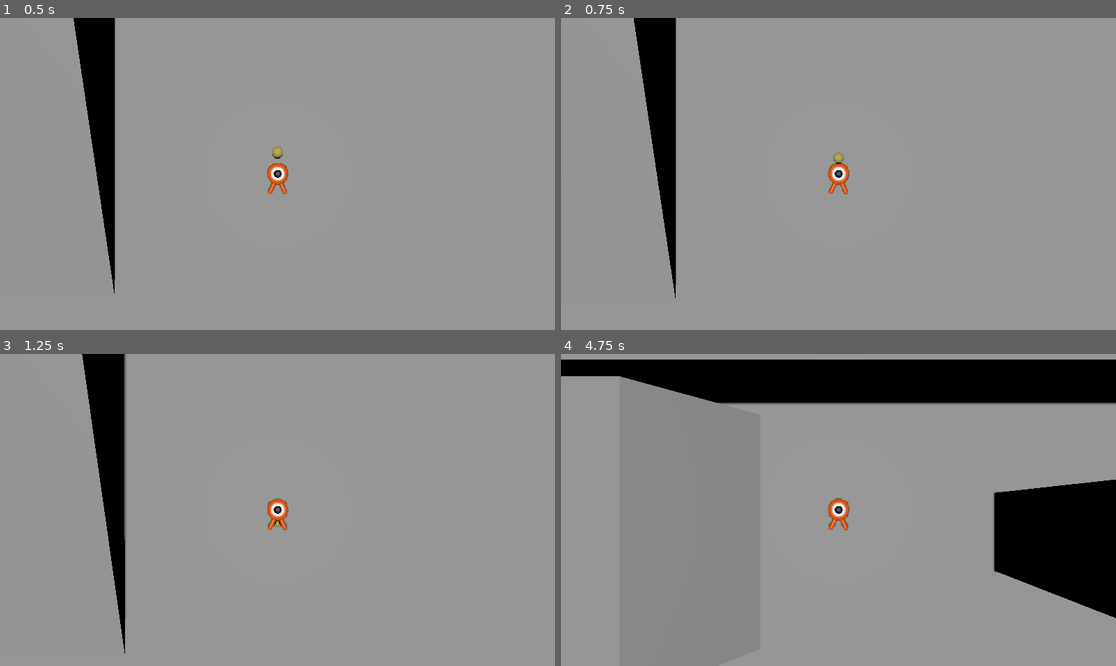
Above: before the commit, frames 1-4 (two rows, left to right).
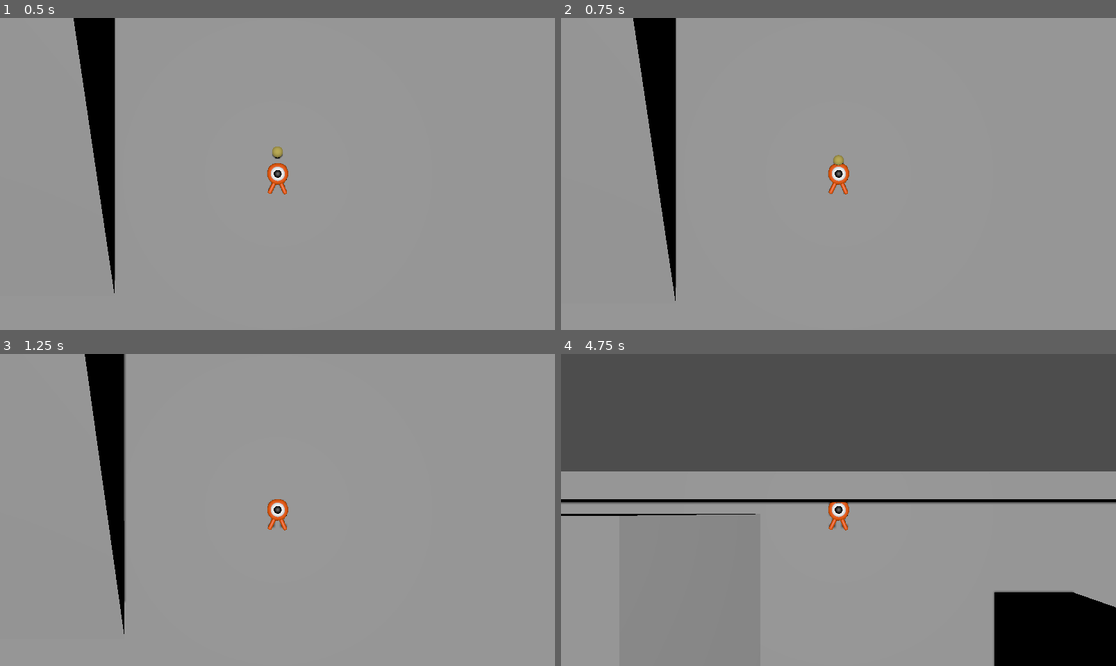
Above: after the commit, the same moments.

Repository: renatotaniii/silly-run
Game: Godot game, scene res://godot/main.tscn
The game is run twice, just before and just after one commit, with the same random seed, the same clock (stepped at 60 frames per second) and the same inputs.
Inputs (mouse positions are in pixels of both pictures, inside the frame that each line leads up to):
- Up to frame 1 (0.5 s): no input
- Up to frame 2 (0.75 s): move the mouse to (866, 174) at 0.52 s; hold W (move_forward) from 0.53 s (still down); tap Shift (dash) at 0.6 s
- Up to frame 3 (1.25 s): keep holding W (move_forward); tap Space (jump) at 0.77 s
- Up to frame 4 (4.75 s): keep holding W (move_forward); move the mouse to (810, 510) at 1.27 s; tap Shift (dash) every 0.75 s from 1.35 to 4.35 s; tap Space (jump) at 1.52, 3.02, 3.77, 4.52 s; move the mouse to (849, 503) at 2.02 s; move the mouse to (832, 516) at 2.77 s; move the mouse to (877, 513) at 3.52 s; move the mouse to (794, 506) at 4.27 s

Frame 1 is identical in both runs. In frame 2, 0.1% of the frame differs, in the area x 13-52%, y 0-91%; in frame 3, 0.5%; in frame 4, 51%, in the area x 0-100%, y 0-100%.

Commit message:
feat: add instant boost function docs: change some comments

Diff:
--- a/godot/player.gd
+++ b/godot/player.gd
@@ -48,9 +48,12 @@
 # Player state
 var speed_modifiers: Array[float] = [0.5]
 var turn_rate_modifiers: Array[float] = []
-var momentum = 0.0
+var speed_ratio = 0.0
 var input_direction = Vector3.ZERO
 var movement_direction = Vector2.ZERO
+
+# Tentative variable name
+var _boosting = false
 
 func _ready() -> void:
 	Input.mouse_mode = Input.MOUSE_MODE_CAPTURED
@@ -79,7 +82,11 @@
 	if !speed_modifiers.is_empty():
 		apply_speed_modifier(speed_modifiers.pop_back(), 5.0)
 
-	_player_movement(delta)
+	if Input.is_action_just_pressed("dash"):
+		apply_instant_boost(60, 0.4)
+
+	if !_boosting:
+		_player_movement(delta)
 	move_and_slide()
 
 func _on_collide(body: Node3D) -> void:
@@ -93,12 +100,12 @@
 	input_direction = get_input_direction()
 	if input_direction.length() > 0:
 		# Player momentum
-		momentum = min(momentum + time_to_max_speed * delta, max_speed)
+		speed_ratio = min(speed_ratio + time_to_max_speed * delta, max_speed)
 		_player_orientation(input_direction, delta)
 	else:
-		momentum = max(momentum - time_to_zero_speed * delta, 0.0)
+		speed_ratio = max(speed_ratio - time_to_zero_speed * delta, 0.0)
 
-	movement_direction = ($Pivot.basis * Vector3(0, 0, -1)) * speed * momentum
+	movement_direction = ($Pivot.basis * Vector3(0, 0, -1)) * speed * speed_ratio
 	velocity.x = movement_direction.x
 	velocity.z = movement_direction.z
 
@@ -110,17 +117,26 @@
 	var angle_diff = wrapf(target_angle - $Pivot.rotation.y, -PI, PI)
 	$Pivot.rotation.y += sign(angle_diff) * min(abs(angle_diff), turn_rate * delta)
 
-## Applies [i]modifier[/i] (speed multiplier) to [member max_speed] for [i]duration[/i] (seconds) of player.
+## Applies [modifier] (speed multiplier) to [member max_speed] of player for [duration] seconds.
 ## [br]E.g. Modifer: [param 0.2] Duration: [param 5.0] -> Speed is reduced to 20% for 5 seconds
 func apply_speed_modifier(modifier: float, duration: float):
 	max_speed = max_speed * modifier
 	get_tree().create_timer(duration).timeout.connect(func(): max_speed = max_speed / modifier)
 
-## Applies [i]modifier[/i] (speed multiplier) to [member turn_rate] for [i]duration[/i] (seconds) of player.
+## Applies [modifier] (speed multiplier) to [member turn_rate] of player for [duration] seconds.
 ## [br]E.g. Modifer: [param 0.2] Duration: [param 5.0] -> Turn Rate is reduced to 20% for 5 seconds
 func apply_turn_rate_modifier(modifier: float, duration: float):
 	turn_rate = turn_rate * modifier
 	get_tree().create_timer(duration).timeout.connect(func(): turn_rate = turn_rate / modifier)
+
+## Applies [i]boost[/i] (flat movement speed) to [member velocity] for [i]duration[/i] (seconds).
+## [br]E.g. Boost: [param 40.0] Duration: [param 0.4] -> Player moves forward with a speed of 40 for 0.4 seconds
+func apply_instant_boost(boost: float, duration: float):
+	var boost_direction = ($Pivot.basis * Vector3(0, 0, -1)) * boost
+	velocity.x = boost_direction.x
+	velocity.z = boost_direction.z
+	_boosting = true
+	get_tree().create_timer(duration).timeout.connect(func(): _boosting = false)
 
 
 func _input(event):
